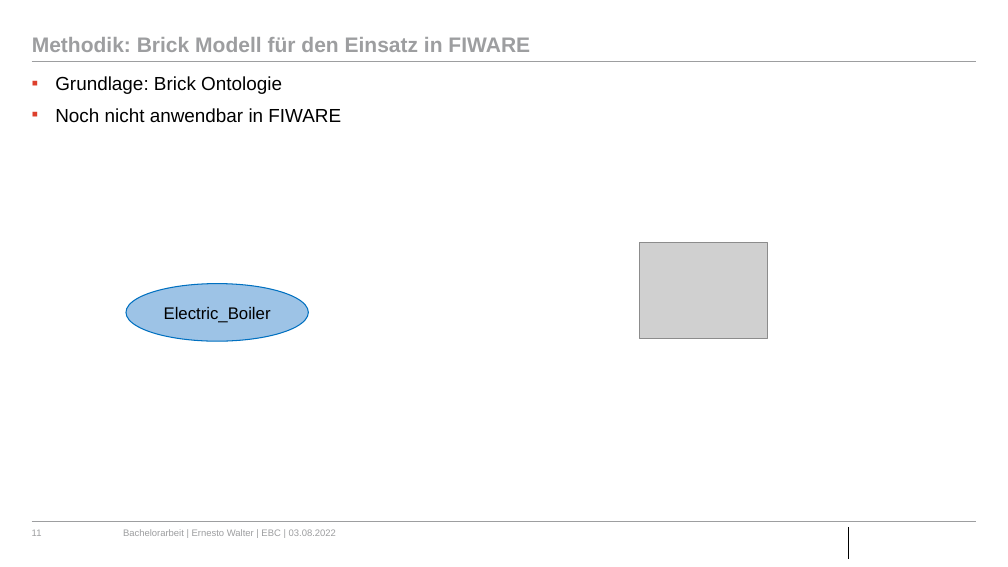
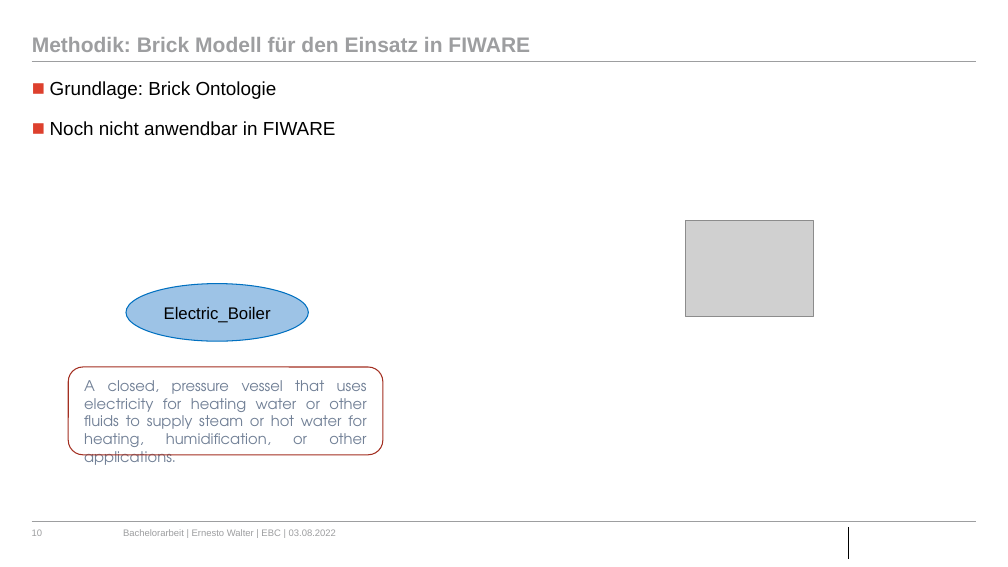
Before and after one commit to ErnestoVivas/FiBEM, a slide deck: slide 10 of docs/BA_Bergfest_Ernesto.pptx (slide 11 before the commit). Drawn at 1008x567 pixels with LibreOffice and Linux fonts; fonts in the diff are those of the drawing; grey boxes stand for pictures; background and template pictures are left out. Boxes give left, top, right and bottom in pixels: in the first picture for what was removed or moved away, otherwise in the second. Text is boxed around its words. In the diff, an @@ line names an element or a change of style, - is before the commit and + after.

```diff
--- a/docs/BA_Bergfest_Ernesto.pptx
+++ b/docs/BA_Bergfest_Ernesto.pptx
@@ text "Grundlage: Brick Ontologie" at (50,81,336,136): bullet ▪ to ■; line spacing 1 to 1.5; less space between paragraphs @@
@@ picture: place and size @@
-picture at (640,243,768,339)
+picture at (686,221,814,317)
@@ rounded rectangle added at (68,367,383,454), outline #A32F21 1 pt @@
@@ text added at (84,380,367,452), 14 pt, text #718096 @@
+A closed, pressure vessel that uses electricity for heating water or other fluids to supply steam or hot water for heating, humidification, or other applications.
@@ page number at (32,529,43,536): text changed @@
-11
+10
```
Also in this commit, not shown: 20 other slides changed, 3 slides added, 4 slides removed.
